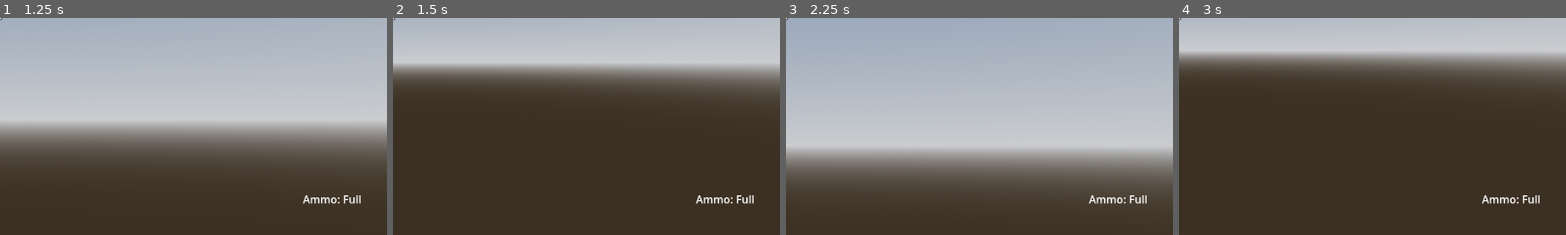
Above: before the commit, frames 1-4 (left to right).
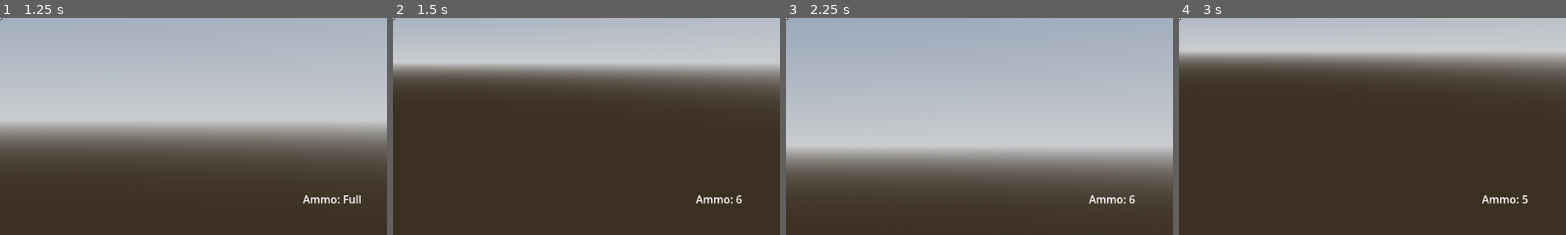
Above: after the commit, the same moments.

Repository: Sighco-git/TPS-Boilerplate
Game: Godot game, scene res://Levels/level.tscn
Two runs of this game, one before a commit and one after it. Both use one fixed random seed, a clock stepped at 60 frames per second and the inputs below.
Inputs (mouse positions are % of the whole screen's width and height, from its top left):
- Up to frame 1 (1.25 s): tap Enter (ui_accept) at 0.5, 0.77 s; move the mouse to (55, 50) at 0.52 s; hold W (move_forward) from 0.53 s (still down); hold Right mouse button (alt_use_equiped) from 0.53 s (still down)
- Up to frame 2 (1.5 s): keep holding W (move_forward); tap Enter (ui_accept) at 1.25 s; move the mouse to (45, 50) at 1.27 s; release Right mouse button (alt_use_equiped) at 1.28 s; click (45, 50) at 1.35 s
- Up to frame 3 (2.25 s): keep holding W (move_forward); tap Enter (ui_accept) at 1.52, 2 s; move the mouse to (52, 48) at 2.02 s; hold Right mouse button (alt_use_equiped) from 2.03 s (still down)
- Up to frame 4 (3 s): keep holding W (move_forward); tap Enter (ui_accept) at 2.75 s; move the mouse to (49, 52) at 2.77 s; release Right mouse button (alt_use_equiped) at 2.78 s; click (49, 52) at 2.85 s
The pictures show only the part of the screen within x 50-100%, y 50-100%; the shares and areas given below are measured in that part.

Frame 1 is identical in both runs. In frame 2, 0.1% of the frame differs, in the area x 88-94%, y 81-86%; in frame 3, 0.1%; in frame 4, 0.1%.
Error before the commit: Invalid call. Nonexistent function 'shoot' in base 'Nil'. (res://Systems/Weapons/weaponmanager.gd:20)

Commit message:
Raycast restored

Diff:
--- a/third-person-w-rig-v-0.2/Systems/Player/player.tscn
+++ b/third-person-w-rig-v-0.2/Systems/Player/player.tscn
@@ -55,8 +55,9 @@
 [node name="Camera3D" type="Camera3D" parent="SmoothCameraArm" unique_id=834130779]
 transform = Transform3D(1, 0, 0, 0, 0.98480797, -0.1736482, 0, 0.17364822, 0.98480785, 0, 0, 0)
 
-[node name="WeaponManager" type="Node3D" parent="." unique_id=1773593665]
+[node name="WeaponManager" type="Node3D" parent="." unique_id=1773593665 node_paths=PackedStringArray("equiped_weapon")]
 script = ExtResource("4_gwnis")
+equiped_weapon = NodePath("RaycastWeapon")
 
 [node name="RaycastWeapon" parent="WeaponManager" unique_id=1478081522 instance=ExtResource("5_mqks5")]
 
--- a/third-person-w-rig-v-0.2/Systems/Weapons/raycast_weapon.gd
+++ b/third-person-w-rig-v-0.2/Systems/Weapons/raycast_weapon.gd
@@ -4,16 +4,21 @@
 @export var equiped_weapon = WeaponData
 @onready var max_ammo = equiped_weapon.mag_size
 @onready var current_ammo = max_ammo
-var bullet_raycast # to stop errors
+var weapon_muzzle: Marker3D
+var bullet_raycast: RayCast3D
 
 func _ready() -> void:
-	current_ammo = max_ammo
+	equip_weapon()
 
-# Reloading
+func equip_weapon():
+	equiped_weapon = equiped_weapon.weapon_scene.instantiate()
+	add_child(equiped_weapon)
+	weapon_muzzle = equiped_weapon.get_node("RaycastWeaponMuzzle")
+	bullet_raycast = weapon_muzzle.get_node("BulletRaycast")
+
 func reload():
 	current_ammo = max_ammo
 
-# Shooting
 func shoot():
 	if current_ammo > 0:
 		get_col_points()
--- a/third-person-w-rig-v-0.2/Systems/Weapons/raycast_weapon.tscn
+++ b/third-person-w-rig-v-0.2/Systems/Weapons/raycast_weapon.tscn
@@ -1,18 +1,9 @@
 [gd_scene format=3 uid="uid://b70yr478t2hi3"]
 
 [ext_resource type="Script" uid="uid://dqxv4wi146iwo" path="res://Systems/Weapons/raycast_weapon.gd" id="1_06whp"]
-[ext_resource type="PackedScene" uid="uid://etelvdgfh73r" path="res://Systems/Weapons/raycast_weapon_muzzle.tscn" id="2_b28q0"]
 [ext_resource type="Resource" uid="uid://delsinwg627lh" path="res://Resources/Weapons/M1911/m1911.tres" id="2_cnle2"]
 
 [node name="RaycastWeapon" type="Node3D" unique_id=1478081522]
 transform = Transform3D(1.8499999, 0, 0, 0, 1.849999, 0, 0, 0, 1.8500001, 0, 0, 0)
 script = ExtResource("1_06whp")
 equiped_weapon = ExtResource("2_cnle2")
-
-[node name="PlaceholderMesh" type="CSGBox3D" parent="." unique_id=1328566806]
-transform = Transform3D(1, 0, 0, 0, 1, 0, 0, 0, 1.0000218, 0.0848999, 0.041040767, -0.0024414412)
-visible = false
-size = Vector3(1.17, 0.1, 0.05)
-
-[node name="RaycastWeaponMuzzle" parent="." unique_id=150030651 instance=ExtResource("2_b28q0")]
-transform = Transform3D(-4.371139e-08, 0, 1, 0, 1, 0, -1.0000004, 0, -4.371141e-08, 0.68890613, 0.034404475, 0)
--- a/third-person-w-rig-v-0.2/Systems/Weapons/raycast_weapon_muzzle.tscn
+++ b/third-person-w-rig-v-0.2/Systems/Weapons/raycast_weapon_muzzle.tscn
@@ -24,7 +24,6 @@
 texture = ExtResource("2_8jbph")
 
 [node name="BulletRaycast" type="RayCast3D" parent="." unique_id=596664045 groups=["enemy"]]
-unique_name_in_owner = true
 transform = Transform3D(0.99999994, 0, 0, 0, 0.99999994, 0, 0, 0, 0.99999994, 2.8463276e-10, 0, -0.006511628)
 target_position = Vector3(0, 0, 1000)
 collide_with_areas = true
Not shown, added: third-person-w-rig-v-0.2/Systems/Player/player.tscn518020934.tmp
Not shown, added: third-person-w-rig-v-0.2/Systems/Player/player.tscn523156152.tmp
